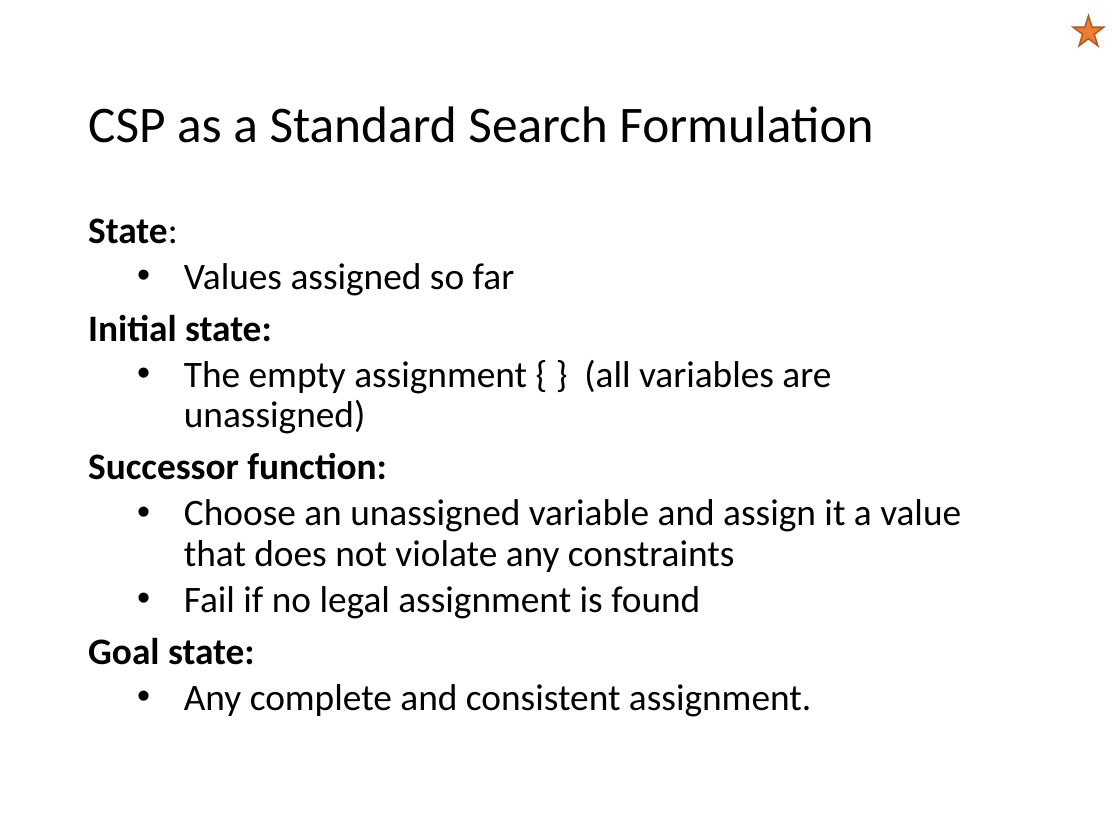
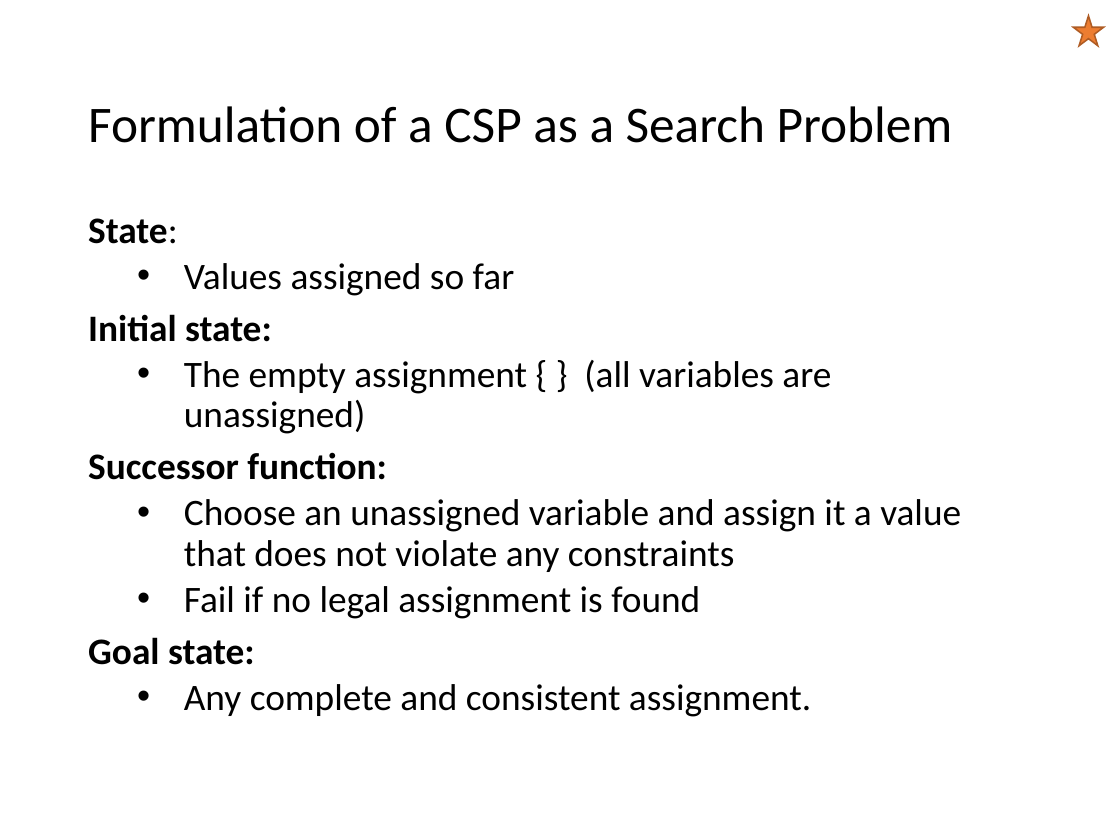
Before and after one commit to mhahsler/CS7320-AI, a slide deck: slide 12 of slides/06_CSP.pptx (slide 11 before the commit). Drawn at 1120x840 pixels with LibreOffice and Linux fonts; fonts in the diff are those of the drawing. Boxes give left, top, right and bottom in pixels: in the first picture for what was removed or moved away, otherwise in the second. Text is boxed around its words. In the diff, an @@ line names an element or a change of style, - is before the commit and + after.

```diff
--- a/slides/06_CSP.pptx
+++ b/slides/06_CSP.pptx
@@ title at <box>88,106,953,143</box>: text changed @@
-CSP as a Standard Search Formulation
+Formulation of a CSP as a Search Problem
```
Also in this commit, not shown: 5 other slides changed, 1 slide added, 1 other file.
